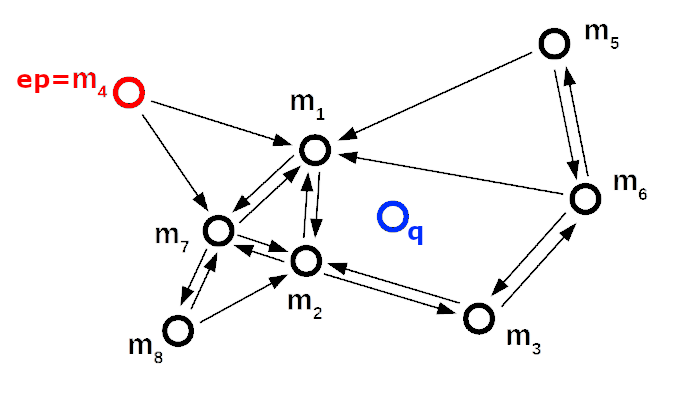
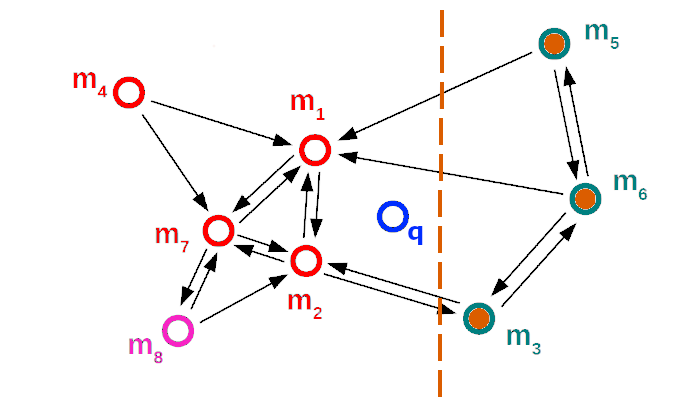
Layer changes from the first 700px x 400px image to the second:
added layer "kopie kopie Pozadí #15" above "kopie kopie Pozadí #14" over (17, 10, 646, 397)
added layer "kopie kopie Pozadí #14" above "kopie kopie Pozadí #13" over (17, 10, 646, 397)
added layer "kopie kopie Pozadí #13" above "kopie kopie Pozadí #12" over (17, 10, 646, 397)
added layer "kopie kopie Pozadí #12" above "kopie kopie Pozadí #11" over (17, 10, 646, 397)
added layer "kopie kopie Pozadí #11" above "kopie kopie Pozadí #10" over (17, 10, 646, 397)
added layer "kopie kopie Pozadí #10" above "kopie kopie Pozadí #9" over (17, 10, 646, 397)
showed "kopie kopie Pozadí #9", painted on it over (17, 10, 646, 397)
removed layer "kopie Pozadí" over (17, 10, 646, 397)
removed layer "Pozadí" over (17, 10, 646, 397)
